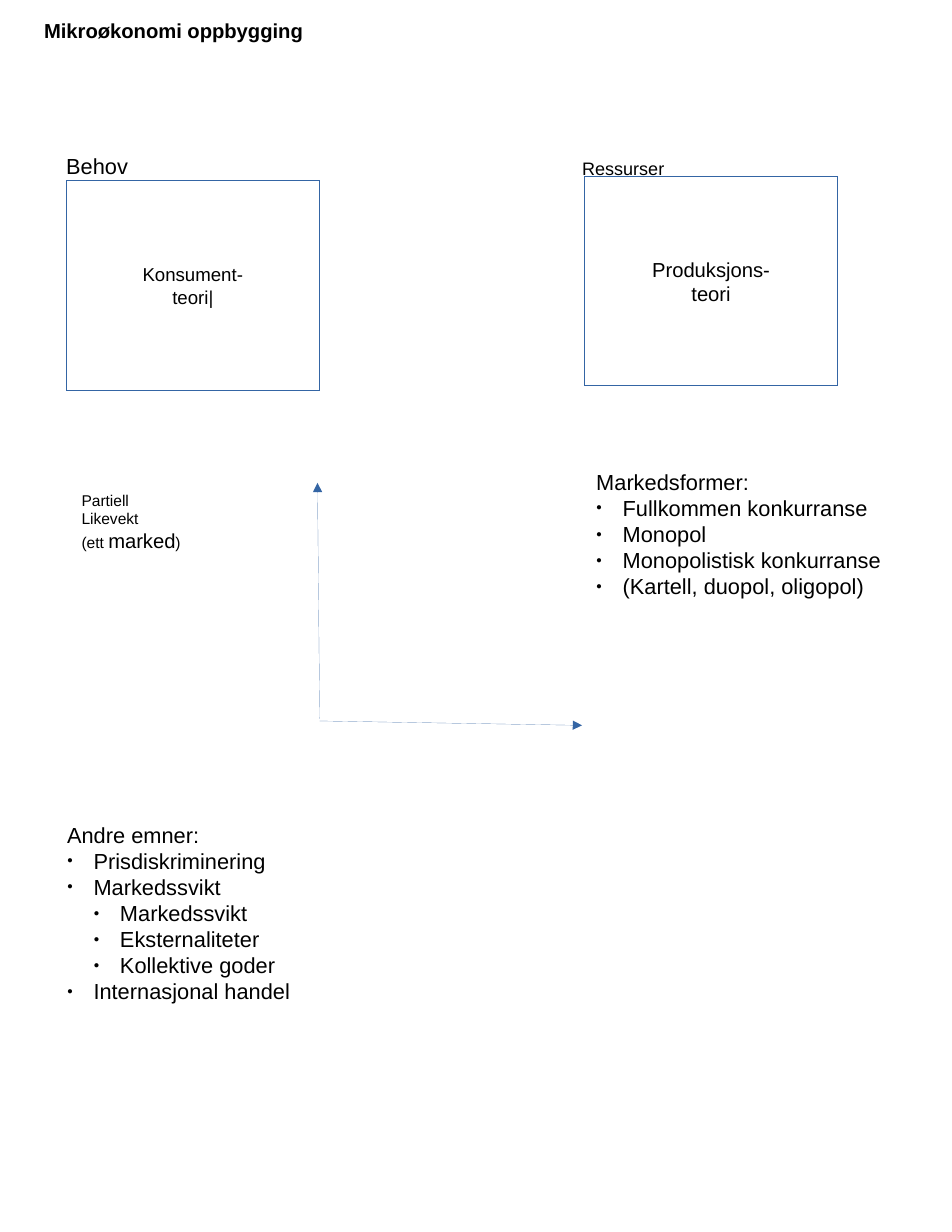
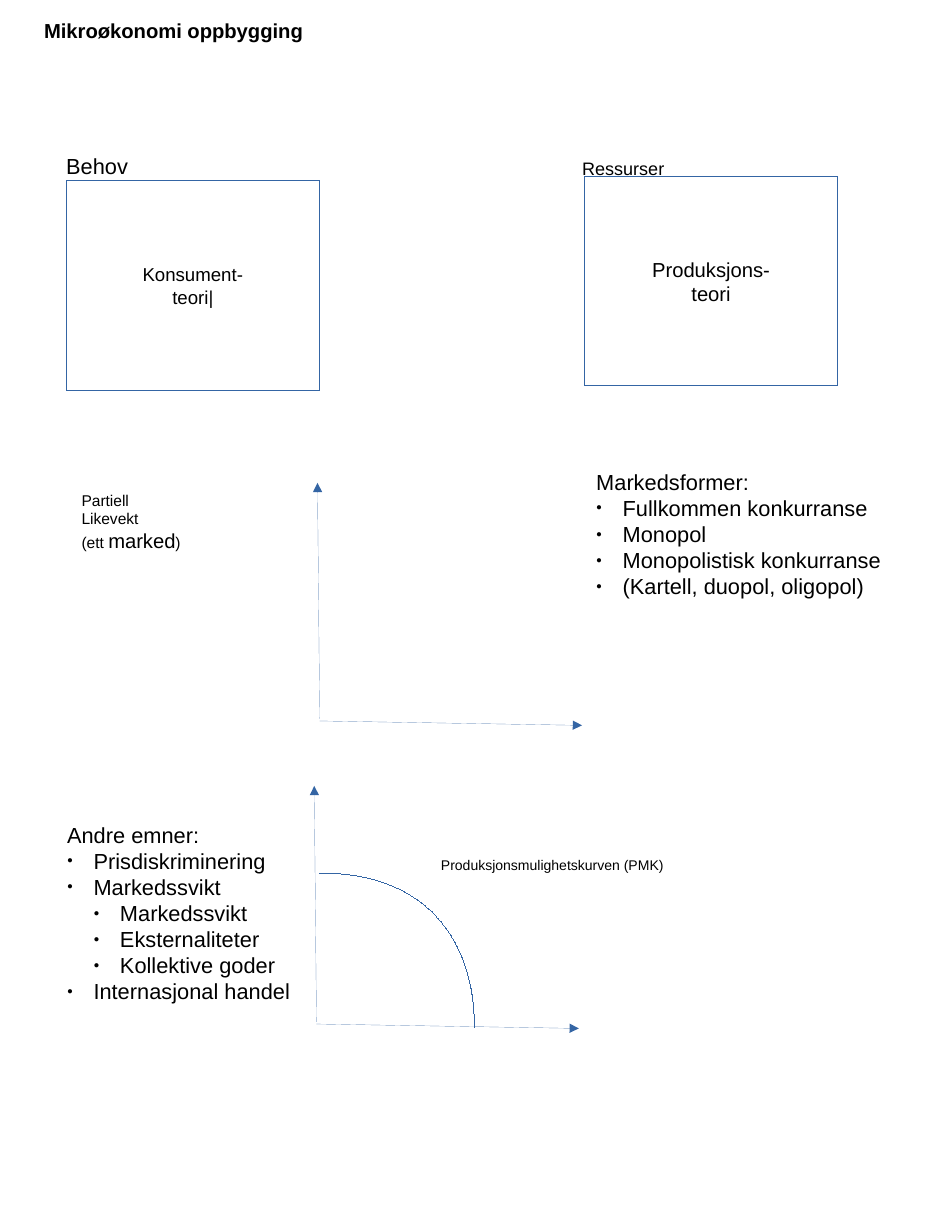
Before and after one commit to joernih/SFB10816Mikrooekonomi, a slide deck: slide 2 of forelesninger/drawio/alle_halden7.odp. Drawn at 952x1232 pixels with LibreOffice and Linux fonts; fonts in the diff are those of the drawing; background and template pictures are left out. Boxes give left, top, right and bottom in pixels: in the first picture for what was removed or moved away, otherwise in the second. Text is boxed around its words. In the diff, an @@ line names an element or a change of style, - is before the commit and + after.

```diff
--- a/forelesninger/drawio/alle_halden7.odp
+++ b/forelesninger/drawio/alle_halden7.odp
@@ arrow added from (317, 1021) to (315, 786), #3465A4 0 pt @@
@@ text added at box(441, 860, 664, 873), 9 pt, text #000000 @@
+Produksjonsmulighetskurven (PMK)
@@ freeform shape added at box(319, 874, 474, 1028), outline #3465A4 0 pt @@
@@ arrow added from (317, 1024) to (579, 1028), #3465A4 0 pt @@
```
Also in this commit, not shown: 4 other files.
